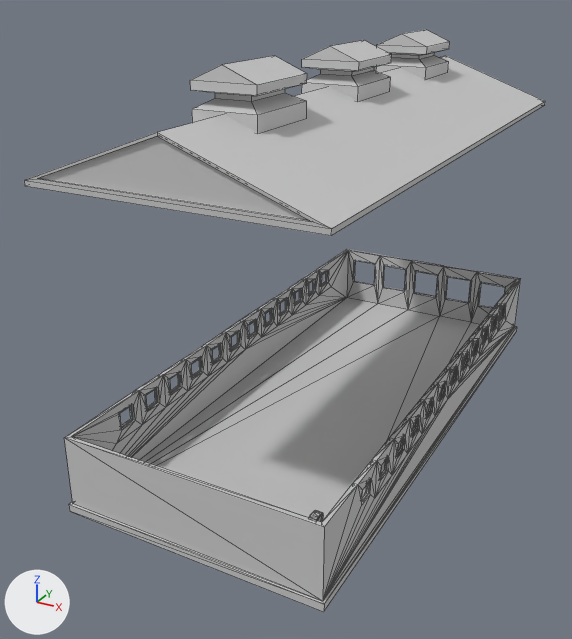
One commit to the FBX model Assets/Models/Aviculture/Chicken Farm/_Poultry House/Meshes/Poultry House.fbx: the scene before it, then after it.
Before and after are seen from a 50 mm camera at (1.35, -2.96, 1.85) aimed at (-0.14, -0.23, 0.49). Lighting does not change. The marker at lower left points along +X, +Y and +Z. The older version comes first. Mesh edges are drawn as thin lines. Where no turn or scale is listed for an object, it has been applied to the vertices.

The first picture shows 'Poultry House Roof', 'Poultry House Walls'.
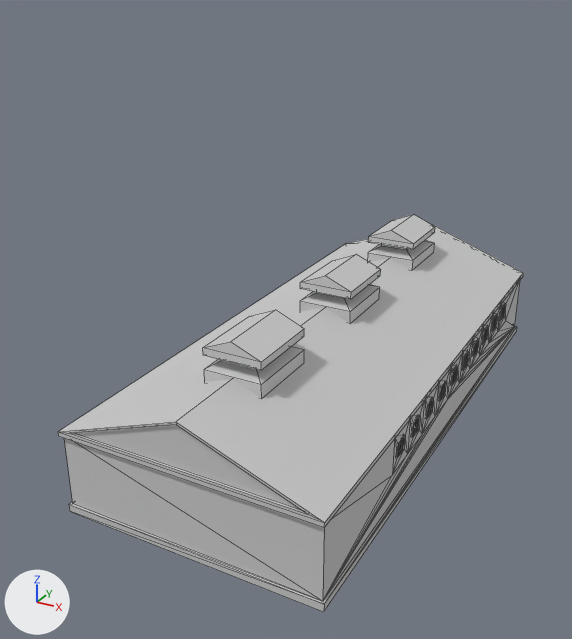
The newer file is also turned or shifted as a whole; pictures and numbers use the older file's frame.

Where the change shows, as pixel boxes (x1, y1, x2, y2) in the pictures (572 x 639 px):
'Poultry House Roof', moved: before (24, 30, 545, 236); after (58, 214, 523, 528)
'Poultry House Walls', reshaped: before (64, 249, 521, 612); after (64, 279, 521, 612)
part 1 of me_mesh_001, deleted: before (309, 511, 323, 522)
part 2 of me_mesh_001, built on: before (64, 249, 521, 600); after (64, 279, 521, 600)

What changed in the scene script:
```text
Change me_mesh_001:
    used by ob_poultry_house_walls; location = (0.0, 0.0, 0.0)
    remove me_mesh_001.from_pydata(...)  # 593 vertices, 1284 faces; spans x -0.53..0.53, y -1.21..1.21, z 0.0..0.32
    add me_mesh_001.from_pydata(...)  # 484 vertices, 1056 faces; spans x -0.53..0.53, y -1.21..1.21, z 0.0..0.33
    me_mesh_001 part 1: the loose piece of 24 vertices spanning x 0.41..0.44, y -1.1..-1.04, z 0.13..0.24 is deleted
    me_mesh_001 part 2
    102 vertices are removed from x -0.52..0.52, y -1.2..1.2, z 0.01..0.32
    322 faces are deleted
    36 vertices in x -0.52..0.52, y -0.48..0.8, z 0.32 move by (0.0, 0.0, 0.01)
    17 vertices are added at x -0.52..0.52, y -1.2..1.2, z 0.01..0.33
    136 new faces join them
Change me_mesh:
    used by ob_poultry_house_roof; location = (0.0, 0.0, 0.919)
    remove me_mesh.from_pydata(...)  # 100 vertices, 93 faces; spans x -0.53..0.53, y -1.22..1.22, z 0.32..0.68
    add me_mesh.from_pydata(...)  # 100 vertices, 93 faces; spans x -0.53..0.53, y -1.22..1.22, z -0.59..-0.23
    me_mesh part 3: the whole mesh is moved by (0.0, 0.0, -0.91)
```
